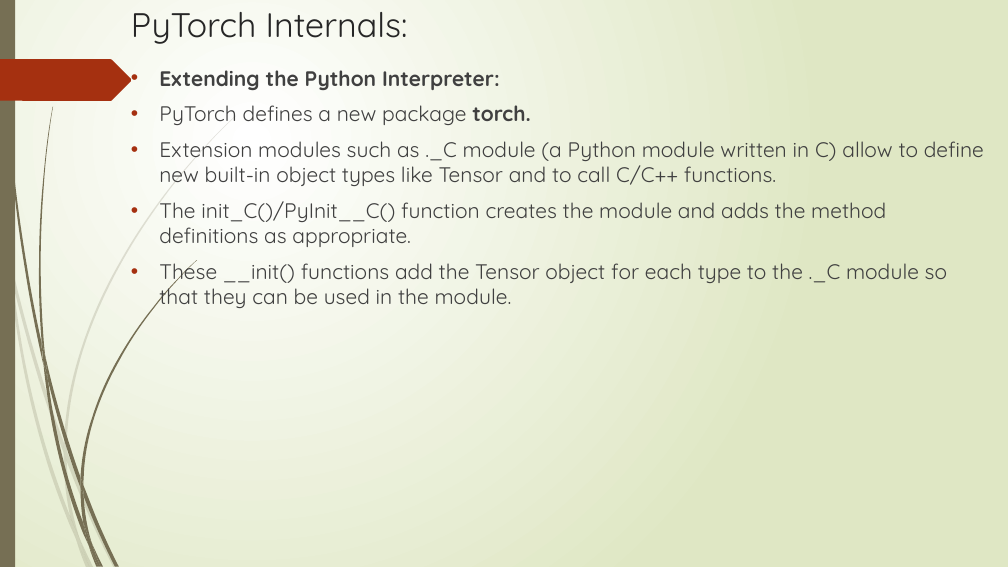
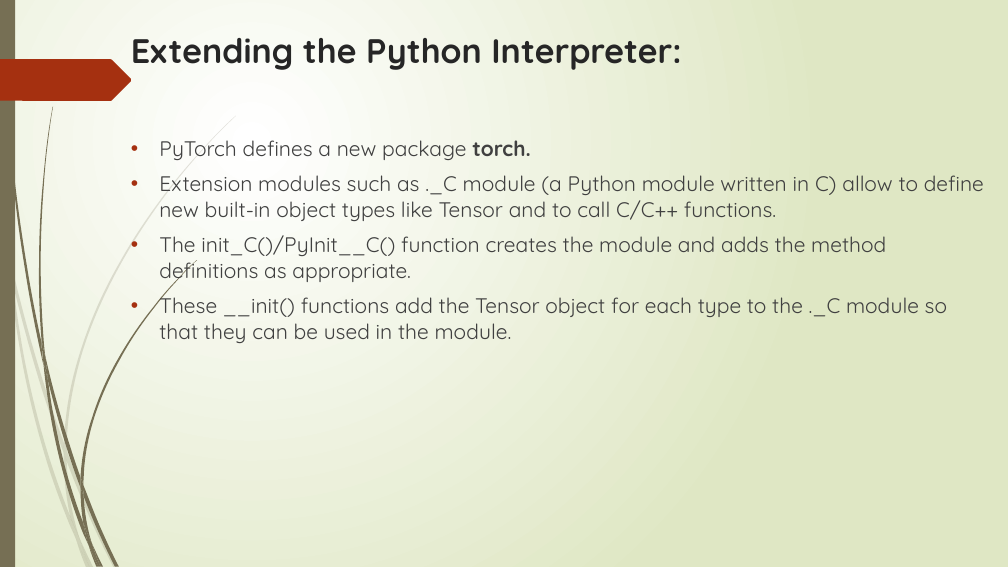
Before and after one commit to DivJAth/OOADPytorch, a slide deck: slide 12 of Grad_Presentation.pptx. Drawn at 1008x567 pixels with LibreOffice and Linux fonts; fonts in the diff are those of the drawing. Boxes give left, top, right and bottom in pixels: in the first picture for what was removed or moved away, otherwise in the second. Text is boxed around its words. In the diff, an @@ line names an element or a change of style, - is before the commit and + after.

```diff
--- a/Grad_Presentation.pptx
+++ b/Grad_Presentation.pptx
@@ title at (131,38,681,70): text changed; bold on @@
-PyTorch Internals:
+Extending the Python Interpreter:
@@ text at (159,70,500,90): paragraph removed @@
-• Extending the Python Interpreter:
@@ text "PyTorch defines a new package ...": place and size @@
-text "PyTorch defines a new package ..." at (159,70,984,308)
+text "PyTorch defines a new package ..." at (159,140,984,343)
```
Also in this commit, not shown: 1 other slide changed, 9 slides added, 2 slides removed, 1 other file.
